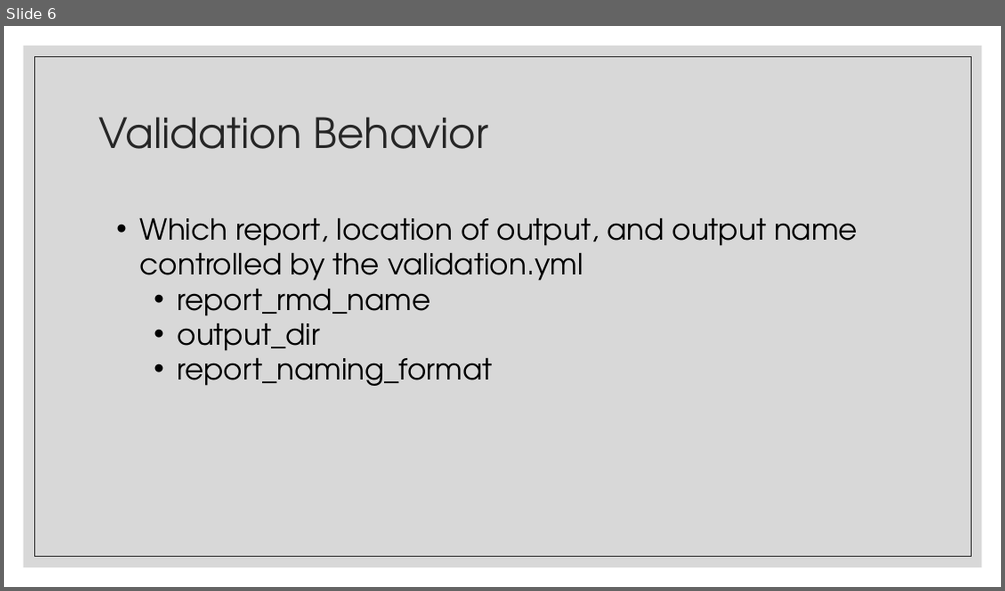
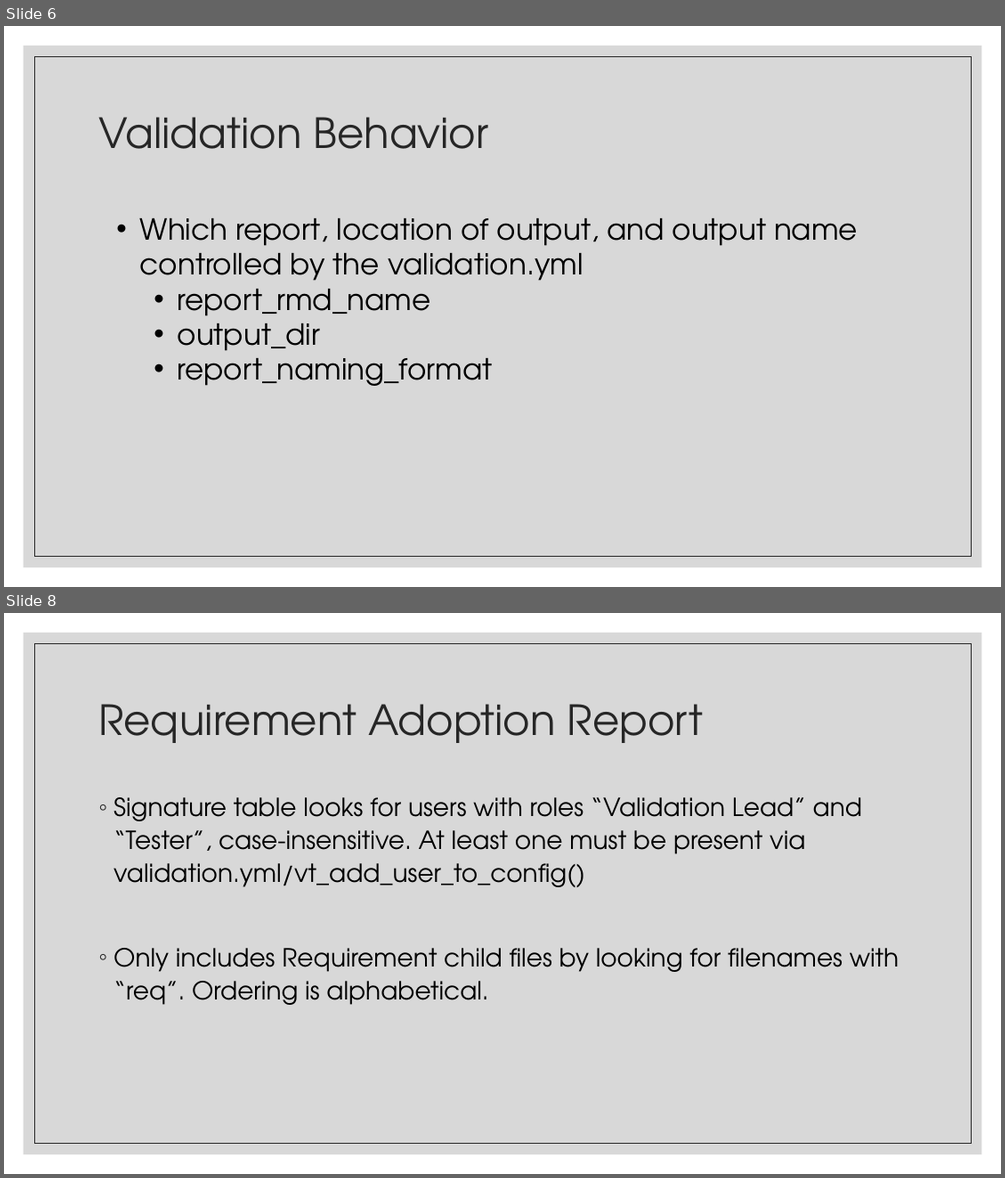
Before and after one commit to FredHutch/R_Package_Validation_Tutorial, a slide deck: Slides/Slides-04-Introduction_to_Valtools/Slides-04-02-The_Validation_Report/Slides-04-02-The_Validation_Report.pptx. Shown one above the other, each under a label of ours: slide 6 before the commit, slides 6 and 8 after it; the slides between them are not shown. The pictures are 1005x591 and 1005x1178 pixels, drawn with LibreOffice and Linux fonts; fonts in the diff are those of the drawing. Boxes give left, top, right and bottom in pixels: in the first picture for what was removed or moved away, otherwise in the second. Text is boxed around its words. In the diff, an @@ line names an element or a change of style, - is before the commit and + after.

```diff
--- a/Slides/Slides-04-Introduction_to_Valtools/Slides-04-02-The_Validation_Report/Slides-04-02-The_Validation_Report.pptx
+++ b/Slides/Slides-04-Introduction_to_Valtools/Slides-04-02-The_Validation_Report/Slides-04-02-The_Validation_Report.pptx
@@ slide 8 added at (4,613,1001,1174), background #FFFFFF; not listed: 2 template elements that a slide beside it also shows @@
@@ title added at (98,704,703,743), 40 pt, text #262626 @@
+Requirement Adoption Report
@@ text added at (113,797,898,1005), 24 pt, text #000000 @@
+◦ Signature table looks for users with roles “Validation Lead” and “Tester”, case-insensitive. At least one must be present via validation.yml/vt_add_user_to_config()
+◦ Only includes Requirement child files by looking for filenames with “req”. Ordering is alphabetical.
```
Also in this commit, not shown: 4 other slides added, 1 other file.
